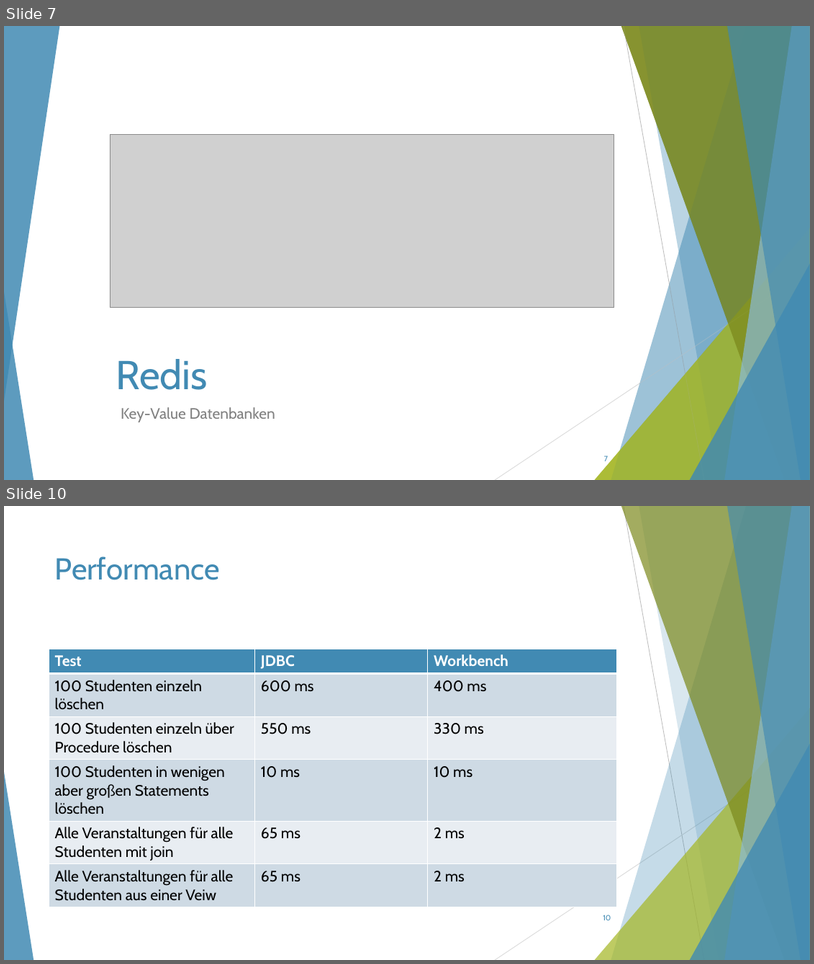
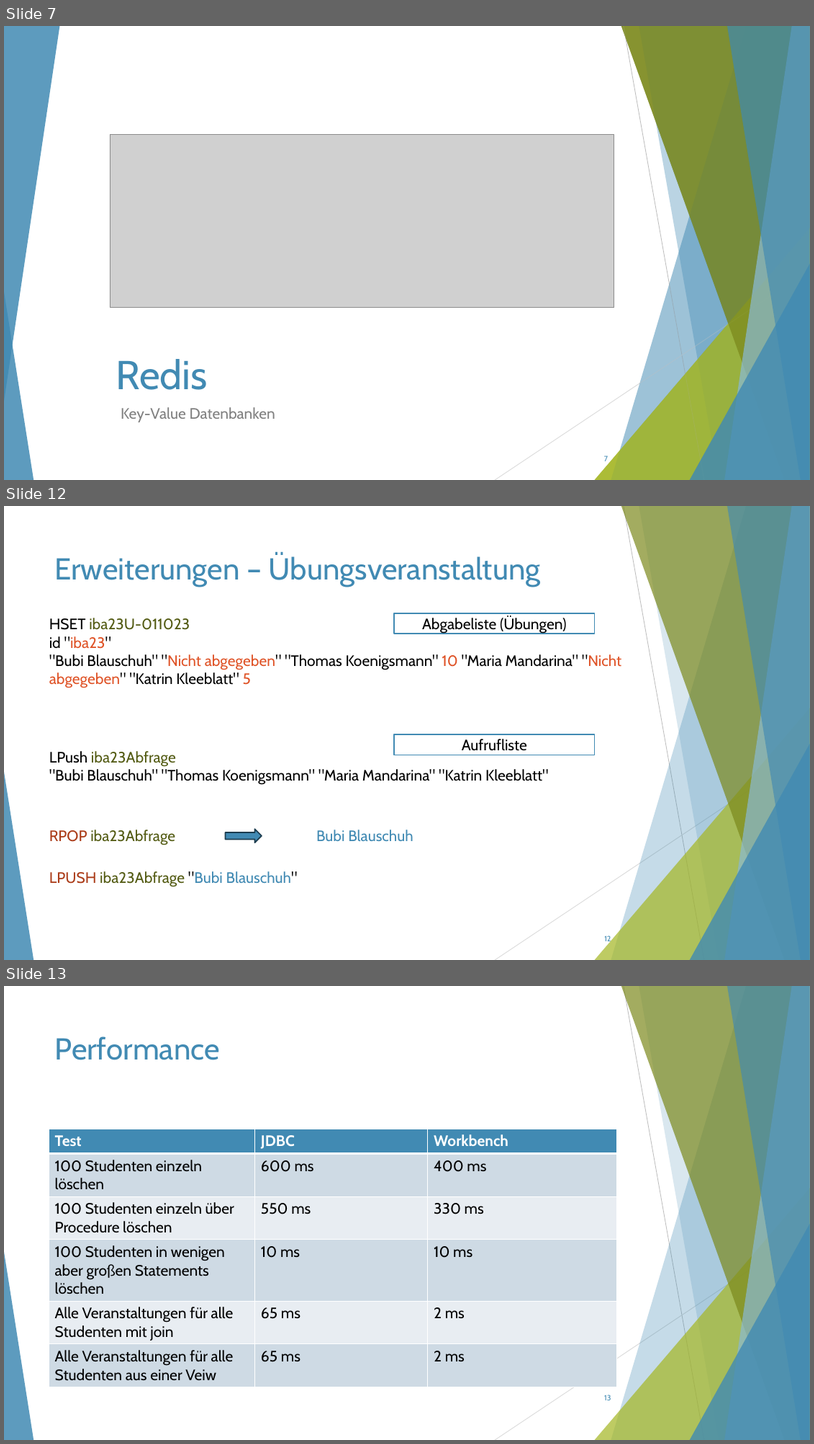
Before and after one commit to ThorbenKonopka/ModerneDB, a slide deck: Präsentation.pptx. Shown one above the other, each under a label of ours: slides 7 and 10 before the commit, slides 7, 12 and 13 after it; the slides between them are not shown. The pictures are 814x964 and 814x1444 pixels, drawn with LibreOffice and Linux fonts; fonts in the diff are those of the drawing; grey boxes stand for pictures. Boxes give left, top, right and bottom in pixels: in the first picture for what was removed or moved away, otherwise in the second. Text is boxed around its words. In the diff, an @@ line names an element or a change of style, - is before the commit and + after.

```diff
--- a/Präsentation.pptx
+++ b/Präsentation.pptx
@@ slide 12 added at [4, 506, 810, 960], background #FFFFFF; not listed: 10 template elements that a slide beside it also shows @@
@@ title added at [55, 554, 541, 587], 36 pt, text #418AB3 @@
+Erweiterungen – Übungsveranstaltung
@@ rectangle added at [394, 613, 594, 633], fill #FFFFFF, outline #418AB3 1.5 pt, 18 pt, text #000000 @@
+Abgabeliste (Übungen)
@@ text added at [49, 618, 622, 688], 18 pt, text #000000 @@
+HSET iba23U-011023
+id "iba23"
+"Bubi Blauschuh" "Nicht abgegeben" "Thomas Koenigsmann" 10 "Maria Mandarina" "Nicht abgegeben" "Katrin Kleeblatt" 5
@@ rectangle added at [394, 735, 594, 755], fill #FFFFFF, outline #418AB3 1.5 pt, 18 pt, text #000000 @@
+Aufrufliste
@@ text added at [49, 751, 548, 785], 18 pt, text #000000 @@
+LPush iba23Abfrage
+"Bubi Blauschuh" "Thomas Koenigsmann" "Maria Mandarina" "Katrin Kleeblatt"
@@ text added at [49, 829, 175, 845], 18 pt, text #535C14 @@
+RPOP iba23Abfrage
@@ down arrow added at [226, 829, 262, 843], fill #418AB3, outline #1C3C4E 1.5 pt @@
@@ text added at [316, 829, 413, 841], 18 pt, text #418AB3 @@
+Bubi Blauschuh
@@ text added at [49, 871, 298, 887], 18 pt, text #418AB3 @@
+LPUSH iba23Abfrage "Bubi Blauschuh"
@@ page number added at [604, 935, 611, 944], 9 pt, text #418AB3 @@
+12
@@ what was slide 10 is now slide 13 @@
@@ page number at [604, 1394, 611, 1400]: text changed @@
-10
+13
```
Also in this commit, not shown: 2 slides changed, 8 other slides added, 3 slides removed.
